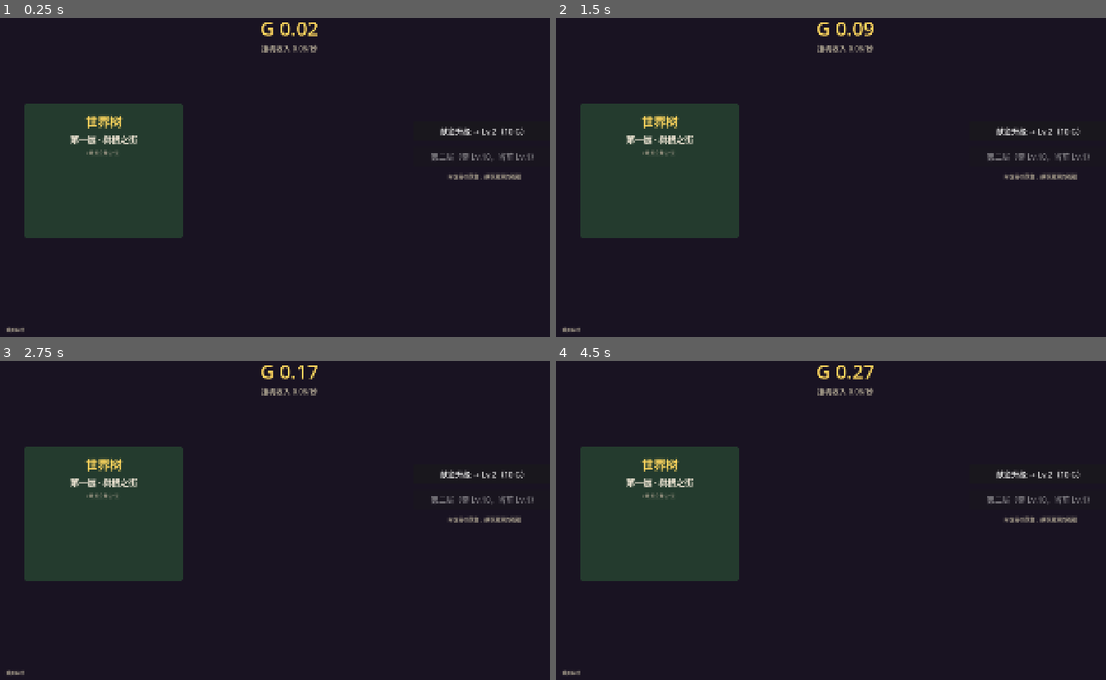
Above: before the commit, frames 1-4 (two rows, left to right).
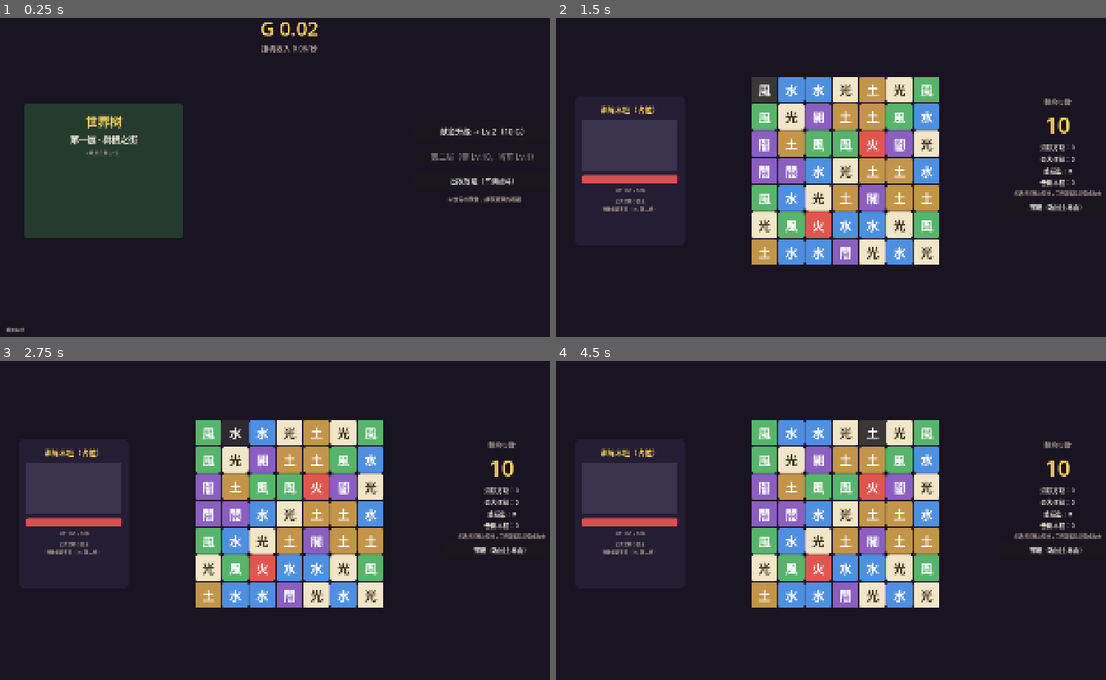
Above: after the commit, the same moments.

Repository: MengUkal/--Idle-simulation-management-self-test
Game: Godot game, scene res://scenes/main/main.tscn
Two runs of this game, one before a commit and one after it. Both use one fixed random seed, a clock stepped at 60 frames per second and the inputs below.
Inputs (mouse positions are in pixels of both pictures, inside the frame that each line leads up to):
- Up to frame 1 (0.25 s): no input
- Up to frame 2 (1.5 s): click (1040, 180) at 0.5 s, where only the run after the commit has a clickable "出发冒险（三消战斗）"; click (765, 88) at 1.25 s, where only the run after the commit has a clickable "風"
- Up to frame 3 (2.75 s): click (236, 431) at 2 s, where only the run after the commit has a clickable "水"
- Up to frame 4 (4.5 s): click (820, 431) at 2.75 s, where only the run after the commit has a clickable "水"; click (847, 431) at 3.5 s, where only the run after the commit has a clickable "光"; click (875, 431) at 4.25 s, where only the run after the commit has a clickable "土"

The runs differ from the first frame. In frame 1, 0.5% of the frame differs, in the area x 81-95%, y 48-58%; in frame 2, 33%, in the area x 1-100%, y 1-99%; in frame 3, 33%; in frame 4, 33%.

Commit message:
feat(M2-core): match-3 battle core
- scripts/match3/match3_board.gd: pure-logic board (swap/match/cascade/gravity/refill/deadlock reshuffle)
- scenes/battle: 7x7 board UI, steps counter (10 + lv/2), placeholder training dummy with HP bar, session stats, result popup
- main: adventure entry button
- balance: board/steps/element constants (fire/wind/earth/water/light/dark, weakness system reserved)
- tests: match3_test.gd 19 checks green; balance_test +3 steps checks green
- battle presentation kept minimal per approved spec; damage = tiles cleared (placeholder until monster table approved)

Diff:
--- a/data/balance.gd
+++ b/data/balance.gd
@@ -27,6 +27,24 @@
 	1: "第一层 · 树根之街",
 	2: "第二层 · ???（未实装）",
 }
+
+# ---------- 消消乐冒险（M2） ----------
+const BOARD_SIZE := 7               # 【已拍板】棋盘 7×7
+const ELEMENT_KINDS := 6            # 【已拍板】6 种元素
+const BATTLE_STEPS_BASE := 10       # 【已拍板】Lv.1 步数 = 10
+const BATTLE_STEPS_PER_LEVEL := 0.5 # 【已拍板】每级 +0.5 步（即每 2 级 +1）
+const DUMMY_HP := 100               # [占位] 训练木桩血量，正式怪物表待审定
+# 元素设定（【已拍板】全色皆攻击 + 属性克制）：
+# 火 → 風 → 土 → 水 → 火 循环相克；光 ↔ 闇 互克（克制加成数值随怪物表审定）
+const ELEMENT_NAMES := ["火", "水", "風", "土", "光", "闇"]
+const ELEMENT_COLORS := [Color("e0564f"), Color("4f8fe0"), Color("58b46b"), Color("c2954a"), Color("f2e6c8"), Color("8a5fbf")]
+const ELEMENT_TEXT_COLORS := [Color.WHITE, Color.WHITE, Color.WHITE, Color.WHITE, Color("3a2f1b"), Color.WHITE]
+
+
+static func battle_steps(level: int) -> int:
+	# 本场冒险步数上限：Lv.1 = 10、Lv.10 = 15、Lv.30 = 25
+	return BATTLE_STEPS_BASE + int(level * BATTLE_STEPS_PER_LEVEL)
+
 
 # ---------- 存档 ----------
 const AUTOSAVE_INTERVAL_SEC := 10.0
--- /dev/null
+++ b/scenes/battle/battle.gd
@@ -0,0 +1,296 @@
+extends Control
+## M2 冒险界面：三消核心（7×7 / 6 元素 / 相邻交换 / 三连消除 / 连锁 / 步数倒数）。
+## 战斗包装（正式怪物表与赏金）待数值审定，当前用"训练木桩"占位：
+##   伤害 = 消除方块数（占位公式，属性克制未启用）。
+
+const COL_BG := Color("191322")
+const COL_GOLD := Color("ffd75e")
+const COL_TEXT := Color("e8e0cf")
+const COL_DIM := Color("a89f8d")
+const COL_PANEL := Color("241d33")
+const TILE := 84.0
+
+var board: Match3Board
+var steps_left := 0
+var selected := Vector2i(-1, -1)
+var tiles: Array = []            # tiles[行][列] = Button
+var _tile_styles: Array = []     # 每种元素一枚 StyleBoxFlat 缓存
+
+# 本局统计
+var total_cleared := 0
+var max_chain := 0
+var total_damage := 0
+var kills := 0
+var dummy_hp := Balance.DUMMY_HP
+
+var _steps_label: Label
+var _stat_cleared: Label
+var _stat_chain: Label
+var _stat_damage: Label
+var _stat_kills: Label
+var _hp_bar: ProgressBar
+var _hp_label: Label
+var _result_panel: Control
+var _result_stats: Label
+var _toast: Label
+var _toast_tween: Tween
+
+
+func _ready() -> void:
+	board = Match3Board.new(Balance.BOARD_SIZE, Balance.ELEMENT_KINDS)
+	board.setup()
+	board.ensure_playable()
+	steps_left = Balance.battle_steps(GameState.level)
+	_build_background()
+	_build_enemy_panel()
+	_build_board()
+	_build_side_panel()
+	_build_result_panel()
+	_build_toast()
+	_refresh_board()
+	_refresh_hud()
+
+
+# ---------- UI 构建 ----------
+
+func _build_background() -> void:
+	var bg := ColorRect.new()
+	bg.color = COL_BG
+	bg.set_anchors_preset(Control.PRESET_FULL_RECT)
+	add_child(bg)
+
+
+func _build_enemy_panel() -> void:
+	var panel := PanelContainer.new()
+	panel.set_anchors_preset(Control.PRESET_CENTER_LEFT)
+	panel.offset_left = 80
+	panel.offset_right = 80 + 360
+	panel.offset_top = -240
+	panel.offset_bottom = 240
+	var sb := StyleBoxFlat.new()
+	sb.bg_color = COL_PANEL
+	sb.set_corner_radius_all(16)
+	sb.set_content_margin_all(24)
+	panel.add_theme_stylebox_override("panel", sb)
+	add_child(panel)
+	var box := VBoxContainer.new()
+	box.add_theme_constant_override("separation", 12)
+	panel.add_child(box)
+	_make_label(box, "训练木桩（占位）", 24, COL_GOLD)
+	var portrait := ColorRect.new()
+	portrait.custom_minimum_size = Vector2(0, 170)
+	portrait.color = Color("3a3350")
+	box.add_child(portrait)
+	_hp_bar = ProgressBar.new()
+	_hp_bar.custom_minimum_size = Vector2(0, 26)
+	_hp_bar.show_percentage = false
+	var bar_bg := StyleBoxFlat.new()
+	bar_bg.bg_color = Color("151020")
+	bar_bg.set_corner_radius_all(6)
+	var bar_fg := StyleBoxFlat.new()
+	bar_fg.bg_color = Color("d95050")
+	bar_fg.set_corner_radius_all(6)
+	_hp_bar.add_theme_stylebox_override("background", bar_bg)
+	_hp_bar.add_theme_stylebox_override("fill", bar_fg)
+	box.add_child(_hp_bar)
+	_hp_label = _make_label(box, "", 16, COL_DIM)
+	_make_label(box, "正式怪物与赏金\n待数值表审定（M2 第二步）", 14, COL_DIM)
+
+
+func _build_board() -> void:
+	var center := CenterContainer.new()
+	center.set_anchors_preset(Control.PRESET_FULL_RECT)
+	add_child(center)
+	var grid_box := GridContainer.new()
+	grid_box.columns = Balance.BOARD_SIZE
+	grid_box.add_theme_constant_override("h_separation", 4)
+	grid_box.add_theme_constant_override("v_separation", 4)
+	center.add_child(grid_box)
+	tiles.clear()
+	for r in Balance.BOARD_SIZE:
+		var row := []
+		for c in Balance.BOARD_SIZE:
+			var b := Button.new()
+			b.custom_minimum_size = Vector2(TILE, TILE)
+			b.add_theme_font_size_override("font_size", 40)
+			b.focus_mode = Control.FOCUS_NONE
+			b.pressed.connect(_on_tile_pressed.bind(Vector2i(c, r)))
+			grid_box.add_child(b)
+			row.append(b)
+		tiles.append(row)
+
+
+func _build_side_panel() -> void:
+	var box := VBoxContainer.new()
+	box.set_anchors_preset(Control.PRESET_CENTER_RIGHT)
+	box.offset_left = -80 - 380
+	box.offset_right = -80
+	box.offset_top = -240
+	box.offset_bottom = 240
+	box.add_theme_constant_override("separation", 8)
+	add_child(box)
+	_make_label(box, "剩余步数", 22, COL_DIM)
+	_steps_label = _make_label(box, "", 72, COL_GOLD)
+	_stat_cleared = _make_label(box, "", 20)
+	_stat_chain = _make_label(box, "", 20)
+	_stat_damage = _make_label(box, "", 20)
+	_stat_kills = _make_label(box, "", 20)
+	var hint := _make_label(box, "点选相邻两块交换；三连即消除并造成攻击", 15, COL_DIM)
+	hint.autowrap_mode = TextServer.AUTOWRAP_WORD_SMART
+	var retreat := Button.new()
+	retreat.text = "撤退（返回主界面）"
+	retreat.custom_minimum_size = Vector2(380, 52)
+	retreat.add_theme_font_size_override("font_size", 20)
+	retreat.pressed.connect(_on_retreat_pressed)
+	box.add_child(retreat)
+
+
+func _build_result_panel() -> void:
+	_result_panel = CenterContainer.new()
+	_result_panel.set_anchors_preset(Control.PRESET_FULL_RECT)
+	_result_panel.visible = false
+	add_child(_result_panel)
+	var panel := PanelContainer.new()
+	var sb := StyleBoxFlat.new()
+	sb.bg_color = COL_PANEL
+	sb.set_corner_radius_all(16)
+	sb.set_content_margin_all(32)
+	panel.add_theme_stylebox_override("panel", sb)
+	panel.custom_minimum_size = Vector2(600, 0)
+	_result_panel.add_child(panel)
+	var box := VBoxContainer.new()
+	box.add_theme_constant_override("separation", 14)
+	panel.add_child(box)
+	_make_label(box, "本场冒险结束", 32, COL_GOLD)
+	_result_stats = _make_label(box, "", 20)
+	_make_label(box, "赏金结算将在怪物表审定后加入", 15, COL_DIM)
+	var back := Button.new()
+	back.text = "返回主界面"
+	back.custom_minimum_size = Vector2(220, 52)
+	back.add_theme_font_size_override("font_size", 20)
+	back.pressed.connect(_on_retreat_pressed)
+	box.add_child(back)
+
+
+func _build_toast() -> void:
+	_toast = _make_label(self, "", 24, COL_GOLD)
+	_toast.set_anchors_preset(Control.PRESET_CENTER_BOTTOM)
+	_toast.offset_left = -500
+	_toast.offset_right = 500
+	_toast.offset_top = -60
+	_toast.offset_bottom = -24
+	_toast.visible = false
+
+
+func _make_label(parent: Node, text: String, font_size: int, color: Color = COL_TEXT) -> Label:
+	var label := Label.new()
+	label.text = text
+	label.horizontal_alignment = HORIZONTAL_ALIGNMENT_CENTER
+	label.add_theme_font_size_override("font_size", font_size)
+	label.add_theme_color_override("font_color", color)
+	parent.add_child(label)
+	return label
+
+
+# ---------- 交互 ----------
+
+func _on_tile_pressed(cell: Vector2i) -> void:
+	if steps_left <= 0:
+		return
+	if selected == Vector2i(-1, -1):
+		selected = cell
+	elif selected == cell:
+		selected = Vector2i(-1, -1)
+	elif Match3Board.are_adjacent(selected, cell):
+		_try_move(selected, cell)
+		selected = Vector2i(-1, -1)
+	else:
+		selected = cell
+	_refresh_board()
+
+
+func _try_move(a: Vector2i, b: Vector2i) -> void:
+	var report := board.try_swap(a, b)
+	if not report.get("ok", false):
+		return  # 无效交换：棋盘已自动还原，静默忽略
+	steps_left -= 1
+	var cleared: Array = report["cleared"]
+	var chains: int = report["chains"]
+	total_cleared += cleared.size()
+	max_chain = maxi(max_chain, chains)
+	var damage := cleared.size()  # [占位] 伤害 = 消除数；属性克制随怪物表启用
+	total_damage += damage
+	dummy_hp -= damage
+	while dummy_hp <= 0:
+		kills += 1
+		dummy_hp += Balance.DUMMY_HP
+	if kills > 0:
+		_show_toast("已击倒 %d 个训练木桩" % kills)
+	if steps_left <= 0:
+		_show_result()
+	if board.ensure_playable():
+		_show_toast("无可行交换，棋盘已重洗")
+	_refresh_board()
+	_refresh_hud()
+
+
+func _on_retreat_pressed() -> void:
+	get_tree().change_scene_to_file("res://scenes/main/main.tscn")
+
+
+# ---------- 刷新 ----------
+
+func _refresh_board() -> void:
+	for r in Balance.BOARD_SIZE:
+		for c in Balance.BOARD_SIZE:
+			var b: Button = tiles[r][c]
+			var v: int = board.grid[r][c]
+			b.text = Balance.ELEMENT_NAMES[v]
+			b.add_theme_stylebox_override("normal", _tile_style(v))
+			b.add_theme_color_override("font_color", Balance.ELEMENT_TEXT_COLORS[v])
+			b.modulate = Color(1.4, 1.4, 1.15) if selected == Vector2i(c, r) else Color.WHITE
+
+
+func _refresh_hud() -> void:
+	_steps_label.text = str(steps_left)
+	_stat_cleared.text = "消除方块：%d" % total_cleared
+	_stat_chain.text = "最大连锁：%d" % max_chain
+	_stat_damage.text = "总输出：%d" % total_damage
+	_stat_kills.text = "击倒木桩：%d" % kills
+	_hp_bar.max_value = Balance.DUMMY_HP
+	_hp_bar.value = dummy_hp
+	_hp_label.text = "HP %d / %d" % [dummy_hp, Balance.DUMMY_HP]
+
+
+func _tile_style(element: int) -> StyleBoxFlat:
+	while _tile_styles.size() <= element:
+		var i := _tile_styles.size()
+		var sb := StyleBoxFlat.new()
+		sb.bg_color = Balance.ELEMENT_COLORS[i]
+		sb.set_corner_radius_all(10)
+		_tile_styles.append(sb)
+	return _tile_styles[element]
+
+
+func _show_result() -> void:
+	_result_stats.text = "总输出 %d ｜ 消除 %d 块 ｜ 最大连锁 %d ｜ 击倒木桩 %d" % [
+		total_damage, total_cleared, max_chain, kills,
+	]
+	_result_panel.visible = true
+
+
+func _show_toast(text: String) -> void:
+	if _toast_tween and _toast_tween.is_valid():
+		_toast_tween.kill()
+	_toast.text = text
+	_toast.modulate.a = 1.0
+	_toast.visible = true
+	_toast_tween = create_tween()
+	_toast_tween.tween_interval(2.0)
+	_toast_tween.tween_property(_toast, "modulate:a", 0.0, 0.5)
+	_toast_tween.tween_callback(_hide_toast)
+
+
+func _hide_toast() -> void:
+	_toast.visible = false
+	_toast.modulate.a = 1.0
--- /dev/null
+++ b/scenes/battle/battle.tscn
@@ -0,0 +1,11 @@
+[gd_scene load_steps=2 format=3]
+
+[ext_resource type="Script" path="res://scenes/battle/battle.gd" id="1_battle"]
+
+[node name="Battle" type="Control"]
+anchors_preset = 15
+anchor_right = 1.0
+anchor_bottom = 1.0
+grow_horizontal = 2
+grow_vertical = 2
+script = ExtResource("1_battle")
--- a/scenes/main/main.gd
+++ b/scenes/main/main.gd
@@ -98,6 +98,13 @@
 	_floor2_button.add_theme_font_size_override("font_size", 25)
 	_floor2_button.pressed.connect(_on_floor2_pressed)
 	box.add_child(_floor2_button)
+
+	var adventure := Button.new()
+	adventure.text = "出发冒险（三消战斗）"
+	adventure.custom_minimum_size = Vector2(460, 56)
+	adventure.add_theme_font_size_override("font_size", 22)
+	adventure.pressed.connect(_on_adventure_pressed)
+	box.add_child(adventure)
 
 	var flavor := _make_label(box, Balance.UPGRADE_FLAVOR, 17, COL_DIM)
 	flavor.autowrap_mode = TextServer.AUTOWRAP_WORD_SMART
@@ -235,6 +242,10 @@
 	GameState.go_to_floor(2)
 
 
+func _on_adventure_pressed() -> void:
+	get_tree().change_scene_to_file("res://scenes/battle/battle.tscn")
+
+
 func _on_reset_pressed() -> void:
 	_reset_confirm.visible = true
 
--- /dev/null
+++ b/scripts/match3/match3_board.gd
@@ -0,0 +1,168 @@
+class_name Match3Board
+## 纯逻辑三消棋盘：不依赖任何 Godot 节点/自动加载单例，便于无头测试。
+## 坐标约定：Vector2i(x=列, y=行)；grid[行][列]；行 0 为最上行，行 size-1 为最下行。
+## 值 = 元素索引 0..kinds-1，EMPTY = -1（正在消除/下落中）。
+
+const EMPTY := -1
+
+var size := 7
+var kinds := 6
+var grid: Array = []
+var rng := RandomNumberGenerator.new()
+
+
+func _init(board_size: int = 7, element_kinds: int = 6) -> void:
+	size = board_size
+	kinds = element_kinds
+	rng.randomize()
+
+
+## 随机生成开局棋盘，保证没有现成三连。
+func setup() -> void:
+	grid.clear()
+	for r in size:
+		var row := []
+		row.resize(size)
+		grid.append(row)
+		for c in size:
+			var v := rng.randi_range(0, kinds - 1)
+			var guard := 0
+			while guard < 32 and _makes_run_at(r, c, v):
+				v = rng.randi_range(0, kinds - 1)
+				guard += 1
+			row[c] = v
+
+
+static func are_adjacent(a: Vector2i, b: Vector2i) -> bool:
+	return absi(a.x - b.x) + absi(a.y - b.y) == 1
+
+
+## 试图交换两格：
+## - 不相邻，或交换后无消除 → 自动还原，返回 {"ok": false}
+## - 有效 → 完成全部消除+重力+补牌（含连锁），返回战报 {"ok", "cleared", "chains", "cleared_per_chain"}
+func try_swap(a: Vector2i, b: Vector2i) -> Dictionary:
+	if not are_adjacent(a, b):
+		return {"ok": false}
+	swap_cells(a, b)
+	if find_matches().is_empty():
+		swap_cells(a, b)  # 无效交换，还原
+		return {"ok": false}
+	var report := _resolve_board()
+	report["ok"] = true
+	return report
+
+
+func swap_cells(a: Vector2i, b: Vector2i) -> void:
+	var t: int = grid[a.y][a.x]
+	grid[a.y][a.x] = grid[b.y][b.x]
+	grid[b.y][b.x] = t
+
+
+## 找出所有属于 ≥3 连的格子。
+func find_matches() -> Array[Vector2i]:
+	var result := {}
+	for r in size:
+		var c := 0
+		while c < size:
+			var v: int = grid[r][c]
+			if v == EMPTY:
+				c += 1
+				continue
+			var e := c + 1
+			while e < size and grid[r][e] == v:
+				e += 1
+			if e - c >= 3:
+				for i in range(c, e):
+					result[Vector2i(i, r)] = true
+			c = e
+	for c in size:
+		var r := 0
+		while r < size:
+			var v: int = grid[r][c]
+			if v == EMPTY:
+				r += 1
+				continue
+			var e := r + 1
+			while e < size and grid[e][c] == v:
+				e += 1
+			if e - r >= 3:
+				for i in range(r, e):
+					result[Vector2i(c, i)] = true
+			r = e
+	var out: Array[Vector2i] = []
+	for k in result.keys():
+		out.append(k)
+	return out
+
+
+## 返回一个可行交换 [a, b]；无可行交换返回 []。
+func find_any_move() -> Array:
+	for r in size:
+		for c in size:
+			for d: Vector2i in [Vector2i(1, 0), Vector2i(0, 1)]:
+				var b := Vector2i(c, r) + d
+				if b.x >= size or b.y >= size:
+					continue
+				var a := Vector2i(c, r)
+				swap_cells(a, b)
+				var ok := not find_matches().is_empty()
+				swap_cells(a, b)
+				if ok:
+					return [a, b]
+	return []
+
+
+## 若无可行交换则重洗棋盘；返回是否发生了重洗。
+func ensure_playable() -> bool:
+	for attempt in 16:
+		if not find_any_move().is_empty():
+			return attempt > 0
+		setup()
+	return false
+
+
+# ---------- 内部 ----------
+
+func _resolve_board() -> Dictionary:
+	var total_cleared := {}
+	var chain := 0
+	var per_chain: Array[int] = []
+	while true:
+		var matches := find_matches()
+		if matches.is_empty():
+			break
+		chain += 1
+		for cell in matches:
+			grid[cell.y][cell.x] = EMPTY
+			total_cleared[cell] = true
+		per_chain.append(matches.size())
+		_apply_gravity_and_refill()
+	return {"cleared": total_cleared.keys(), "chains": chain, "cleared_per_chain": per_chain}
+
+
+func _apply_gravity_and_refill() -> void:
+	for c in size:
+		var write := size - 1
+		for r in range(size - 1, -1, -1):
+			if grid[r][c] != EMPTY:
+				grid[write][c] = grid[r][c]
+				write -= 1
+		for r in range(write, -1, -1):
+			grid[r][c] = rng.randi_range(0, kinds - 1)
+
+
+## 生成期检查：在 (r,c) 放 v 是否与左侧/上方构成三连（右侧下方尚未填充）。
+func _makes_run_at(r: int, c: int, v: int) -> bool:
+	var run := 1
+	if c >= 1 and grid[r][c - 1] == v:
+		run += 1
+		if c >= 2 and grid[r][c - 2] == v:
+			run += 1
+	if run >= 3:
+		return true
+	run = 1
+	if r >= 1 and grid[r - 1][c] == v:
+		run += 1
+		if r >= 2 and grid[r - 2][c] == v:
+			run += 1
+	return run >= 3
--- a/tests/balance_test.gd
+++ b/tests/balance_test.gd
@@ -29,6 +29,10 @@
 	check("Lv.10→11 献金 = 10×1.15^9", Balance.upgrade_cost(10), 10.0 * pow(1.15, 9.0))
 	# 层数门槛
 	check("二层门槛 = Lv.10", Balance.FLOOR_2_LEVEL_REQ, 10)
+	# 冒险步数公式：10 + level×0.5 取整（Lv.1=10、Lv.10=15、Lv.30=25）
+	check("Lv.1 步数 = 10", Balance.battle_steps(1), 10)
+	check("Lv.10 步数 = 15", Balance.battle_steps(10), 15)
+	check("Lv.30 步数 = 25", Balance.battle_steps(30), 25)
 	# 数值格式化
 	check("格式 999", Balance.format_number(999.0), "999")
 	check("格式 1234", Balance.format_number(1234.0), "1,234")
--- /dev/null
+++ b/tests/match3_test.gd
@@ -0,0 +1,110 @@
+extends SceneTree
+## 三消逻辑冒烟测试（无头运行，不依赖自动加载单例）：
+##   godot --headless --path . --script res://tests/match3_test.gd
+## 退出码 0 = 全部通过，1 = 存在失败。
+
+var _fails := 0
+
+
+func check(case_name: String, actual: Variant, expected: Variant) -> void:
+	var ok := false
+	if typeof(actual) in [TYPE_FLOAT, TYPE_INT] and typeof(expected) in [TYPE_FLOAT, TYPE_INT]:
+		ok = is_equal_approx(float(actual), float(expected))
+	else:
+		ok = actual == expected
+	if ok:
+		print("PASS  " + case_name)
+	else:
+		_fails += 1
+		print("FAIL  %s  实际=%s 预期=%s" % [case_name, actual, expected])
+
+
+func _init() -> void:
+	_test_setup()
+	_test_find_matches()
+	_test_swap_rules()
+	_test_resolve()
+	_test_find_any_move()
+	print("---")
+	print("结果：%d 项失败" % _fails)
+	quit(1 if _fails > 0 else 0)
+
+
+func _test_setup() -> void:
+	var b := Match3Board.new()
+	b.setup()
+	check("棋盘 7 行", b.grid.size(), 7)
+	check("棋盘 7 列", b.grid[0].size(), 7)
+	var in_range := true
+	for r in 7:
+		for c in 7:
+			var v: int = b.grid[r][c]
+			if v < 0 or v > 5:
+				in_range = false
+	check("元素取值都在 0..5", in_range, true)
+	check("开局无现成三连", b.find_matches().is_empty(), true)
+
+
+func _test_find_matches() -> void:
+	var b := Match3Board.new(3, 6)
+	b.grid = [[1, 1, 1], [2, 3, 4], [5, 6, 2]]
+	var m: Array[Vector2i] = b.find_matches()
+	check("横向三连检出 3 格", m.size(), 3)
+	var on_top_row := true
+	for c in 3:
+		if not m.has(Vector2i(c, 0)):
+			on_top_row = false
+	check("三连位于第 0 行", on_top_row, true)
+	# 竖向
+	b.grid = [[2, 1, 3], [2, 1, 4], [2, 5, 6]]
+	m = b.find_matches()
+	check("竖向三连检出 3 格", m.size(), 3)
+	var on_col0 := true
+	for r in 3:
+		if not m.has(Vector2i(0, r)):
+			on_col0 = false
+	check("三连位于第 0 列", on_col0, true)
+
+
+func _test_swap_rules() -> void:
+	# 无三连棋盘：交换后无消除 → 自动还原
+	var b := Match3Board.new(3, 6)
+	b.grid = [[1, 2, 3], [2, 3, 1], [3, 1, 2]]
+	var rep: Dictionary = b.try_swap(Vector2i(0, 0), Vector2i(1, 0))
+	check("无效交换返回 ok=false", rep.get("ok", true), false)
+	check("无效交换已还原", b.grid[0][0], 1)
+	# 非相邻交换直接拒绝
+	var rep2: Dictionary = b.try_swap(Vector2i(0, 0), Vector2i(2, 0))
+	check("非相邻交换返回 ok=false", rep2.get("ok", true), false)
+	check("非相邻交换未改动棋盘", b.grid[0][0], 1)
+
+
+func _test_resolve() -> void:
+	# 构造：把 (2,1) 的 4 换到 (2,0) 使首行成 [4,4,4]
+	var b := Match3Board.new(3, 6)
+	b.rng.seed = 20261009  # 固定补牌随机序列，保证可复现
+	b.grid = [[4, 4, 5], [1, 2, 4], [2, 1, 2]]
+	var rep: Dictionary = b.try_swap(Vector2i(2, 0), Vector2i(2, 1))
+	check("有效交换返回 ok=true", rep.get("ok", false), true)
+	var cleared: Array = rep["cleared"]
+	check("消除格数 ≥ 3", cleared.size() >= 3, true)
+	var first_row_cleared := true
+	for c in 3:
+		if not cleared.has(Vector2i(c, 0)):
+			first_row_cleared = false
+	check("首行三连被消除", first_row_cleared, true)
+	check("连锁数 ≥ 1", rep["chains"] >= 1, true)
+	var full := true
+	for r in 3:
+		for c in 3:
+			var v: int = b.grid[r][c]
+			if v == Match3Board.EMPTY or v < 0 or v > 5:
+				full = false
+	check("结算后棋盘无空洞且元素合法", full, true)
+	check("结算后无残留三连", b.find_matches().is_empty(), true)
+
+
+func _test_find_any_move() -> void:
+	var b := Match3Board.new(5, 4)
+	b.setup()
+	check("正常棋盘存在可行交换", b.find_any_move().size(), 2)
Not shown, added: scenes/battle/battle.gd.uid
Not shown, added: scripts/match3/match3_board.gd.uid
Not shown, added: tests/match3_test.gd.uid
Not shown, changed: docs/游戏设计文档.md
